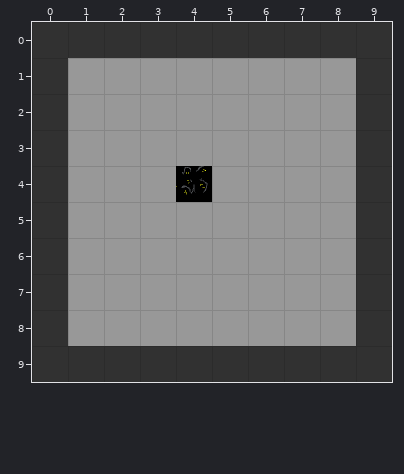
Tiled map, stored at Terrain mecanic/Ressources/1erdraft.tmx. That is the earlier state.
Cells are 64x64 px. Shown: x 0..9, y 0..9.
New version:
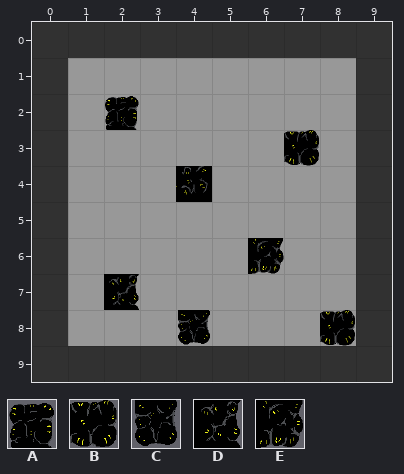
Key: from "temp tileset": A 158, B 161, C 258, D 261, E 311.
Objects are placed by their top-left corner, in cells (3,4 is the top-left corner of cell 3,4); size is 1x1 cell unless given.
Diff:
Layer "terre":
A new object: A at 2,2.
A new object: B at 7,3.
A new object: E at 6,6.
A new object: D at 2,7.
A new object: C at 4,8.
A new object: B at 8,8.
